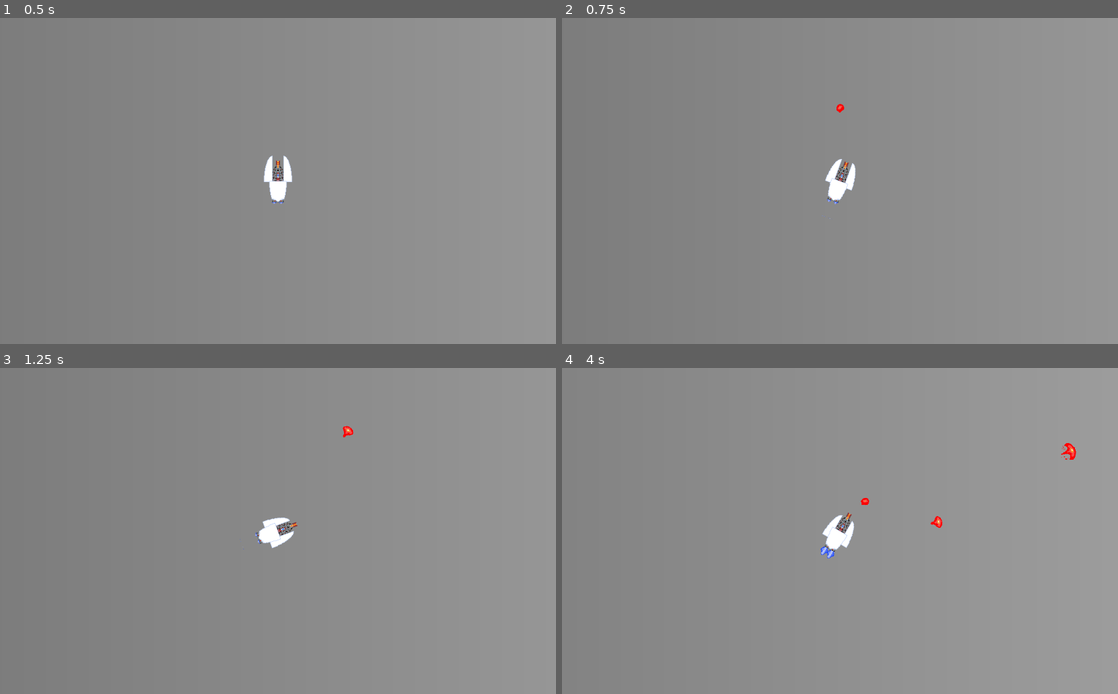
Above: before the commit, frames 1-4 (two rows, left to right).
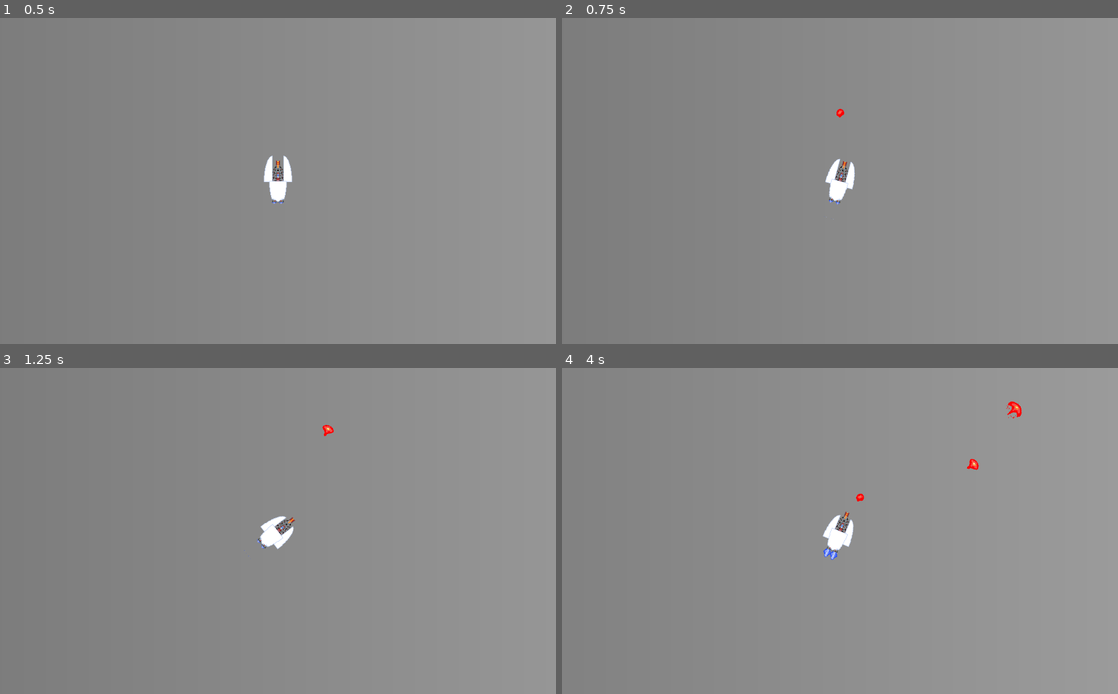
Above: after the commit, the same moments.

Repository: gfierro86/godotGame
Game: Godot game, scene res://MainScene2d.tscn
Same seed, same stepped clock (60 frames per second), same inputs: the game is played once before the commit and once after it.
Inputs:
- Up to frame 1 (0.5 s): no input
- Up to frame 2 (0.75 s): hold Right (ui_right) from 0.53 s (still down); hold Space (fire) from 0.53 s (still down)
- Up to frame 3 (1.25 s): keep holding Right (ui_right); keep holding Space (fire)
- Up to frame 4 (4 s): release Right (ui_right) at 1.28 s; release Space (fire) at 1.28 s; hold Left (ui_left) 1.28-2.03 s; tap Space (fire) at 1.35, 2.85 s; hold Right (ui_right) 2.03-2.78 s; hold Space (fire) 2.03-2.78 s; hold Up (ui_up) 2.78-3.53 s; hold Left (ui_left) from 3.53 s (still down); hold Space (fire) from 3.53 s (still down)

Frame 1 is identical in both runs. In frame 2, 0.2% of the frame differs, in the area x 46-53%, y 26-62%; in frame 3, 0.4%; in frame 4, 0.6%, in the area x 46-93%, y 10-59%.

Commit message:
gameplay changes

Diff:
--- a/FireBall.gd
+++ b/FireBall.gd
@@ -1,18 +1,20 @@
 extends Area2D
 
 export var FIREBALL_SPEED = 500
-var direction = Vector2(0, -1);
+var direction = Vector2(0, -1)
+var actualSpeed = FIREBALL_SPEED
 
 # Called when the node enters the scene tree for the first time.
 func _ready():
 	set_physics_process(true)
 
-func start_at(dir, pos):
-	print("called start_at:", dir, pos)
+func start_at(dir, pos, shipSpeed):
 	set_rotation(dir)
 	set_position(pos)
 	direction = direction.rotated(dir)
+	actualSpeed += shipSpeed
 
 func _physics_process(delta):
-	var motion = direction * delta * FIREBALL_SPEED;
+	print("Fireball velocity:", actualSpeed)
+	var motion = direction * (delta * actualSpeed);
 	set_position(get_position() + motion)
--- a/MainScene2d.tscn
+++ b/MainScene2d.tscn
@@ -37,3 +37,5 @@
 
 [node name="ShipScene" parent="." instance=ExtResource( 1 )]
 position = Vector2( 448, 236 )
+
+[node name="CanvasLayer" type="CanvasLayer" parent="."]
--- a/Ship.gd
+++ b/Ship.gd
@@ -3,10 +3,10 @@
 
 export var FIREBALL_SCENE = preload("res://FireBall.tscn")
 export var FIRE_RATE = 3
-export var ROT_SPEED = 100
+export var ROT_SPEED = 75
 export var FW_SPEED = 10
-export var MAX_SPEED = 50
-export var BRAKE_SPEED = 15
+export var MAX_SPEED = 300
+export var BRAKE_SPEED = 2
 var fireInterval = 1000 / FIRE_RATE
 var lastFiredTime = OS.get_ticks_msec()
 var velocity = 0
@@ -22,19 +22,23 @@
 	if Input.is_action_pressed("ui_left"):
 		rotation_degrees -= ROT_SPEED * delta
 	if Input.is_action_pressed("ui_up"):
-		velocity += (FW_SPEED * delta)
+		velocity += FW_SPEED
 		if velocity > MAX_SPEED:
 			velocity = MAX_SPEED
 	else:
-		velocity -= (BRAKE_SPEED * delta)
+		velocity -= BRAKE_SPEED
 		if velocity < 0:
 			velocity = 0
-	position += velocity * Vector2(0,-1).rotated(deg2rad(rotation_degrees))
+	var motion = velocity * delta * Vector2(0,-1).rotated(deg2rad(rotation_degrees))
+	print("velocity: ",velocity)
+	set_position(get_position() + motion)
+	position.x = clamp(position.x, -1024, 1024)
+	position.y = clamp(position.y, -1024, 1024)
 
 func _shoot():
 	var firepoint = get_node("Firepoint")
 	var fireball = FIREBALL_SCENE.instance()
 	var rotRadiant = deg2rad(rotation_degrees)
 	var actualFirepointPos = position + firepoint.position.rotated(rotRadiant)
-	fireball.start_at(rotRadiant, actualFirepointPos)
+	fireball.start_at(rotRadiant, actualFirepointPos, velocity)
 	get_parent().add_child(fireball)
